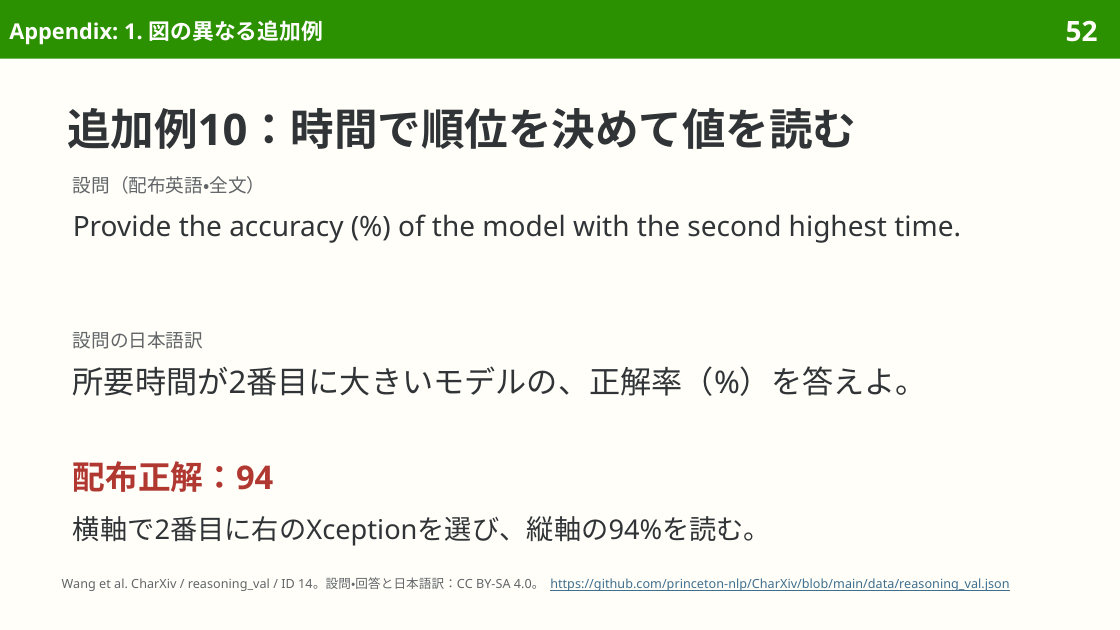
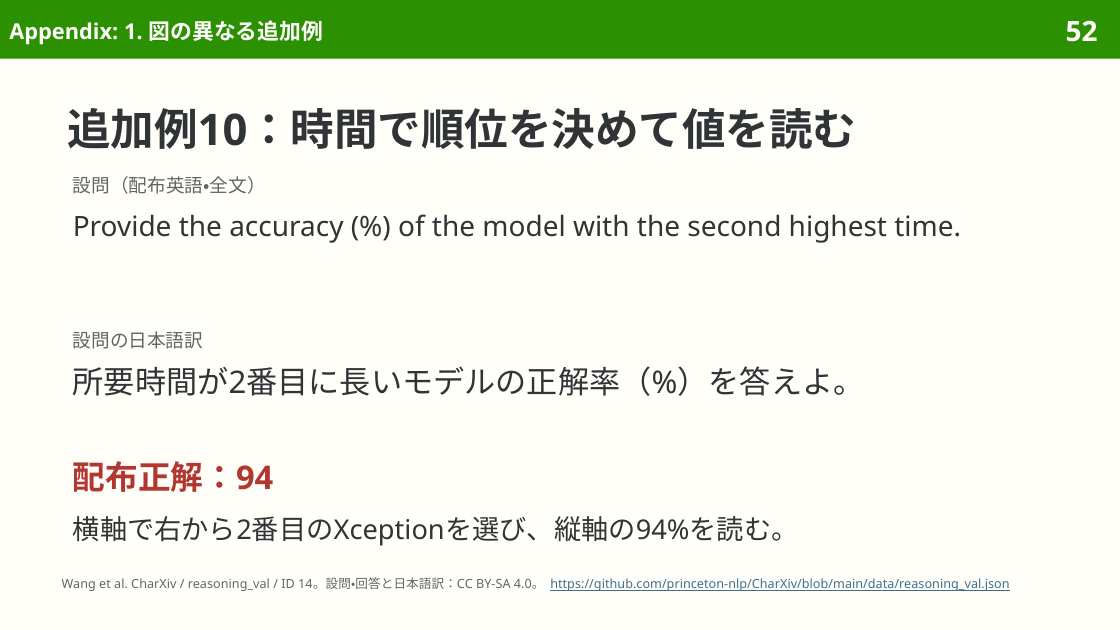
Before and after one commit to sasakiy84/datasets-in-10-minutes, a slide deck: slide 52 of slides/datasets-in-10-minutes-charxiv.pptx. Drawn at 1120x630 pixels with LibreOffice and Linux fonts; fonts in the diff are those of the drawing. Boxes give left, top, right and bottom in pixels: in the first picture for what was removed or moved away, otherwise in the second. Text is boxed around its words. In the diff, an @@ line names an element or a change of style, - is before the commit and + after.

```diff
--- a/slides/datasets-in-10-minutes-charxiv.pptx
+++ b/slides/datasets-in-10-minutes-charxiv.pptx
@@ text at (x1=73, y1=366, x2=865, y2=396): text changed @@
-所要時間が2番目に大きいモデルの、正解率（%）を答えよ。
+所要時間が2番目に長いモデルの正解率（%）を答えよ。
@@ text at (x1=73, y1=516, x2=799, y2=546): text changed @@
-横軸で2番目に右のXceptionを選び、縦軸の94%を読む。
+横軸で右から2番目のXceptionを選び、縦軸の94%を読む。
```
Also in this commit, not shown: 21 other slides changed, 7 other files.
